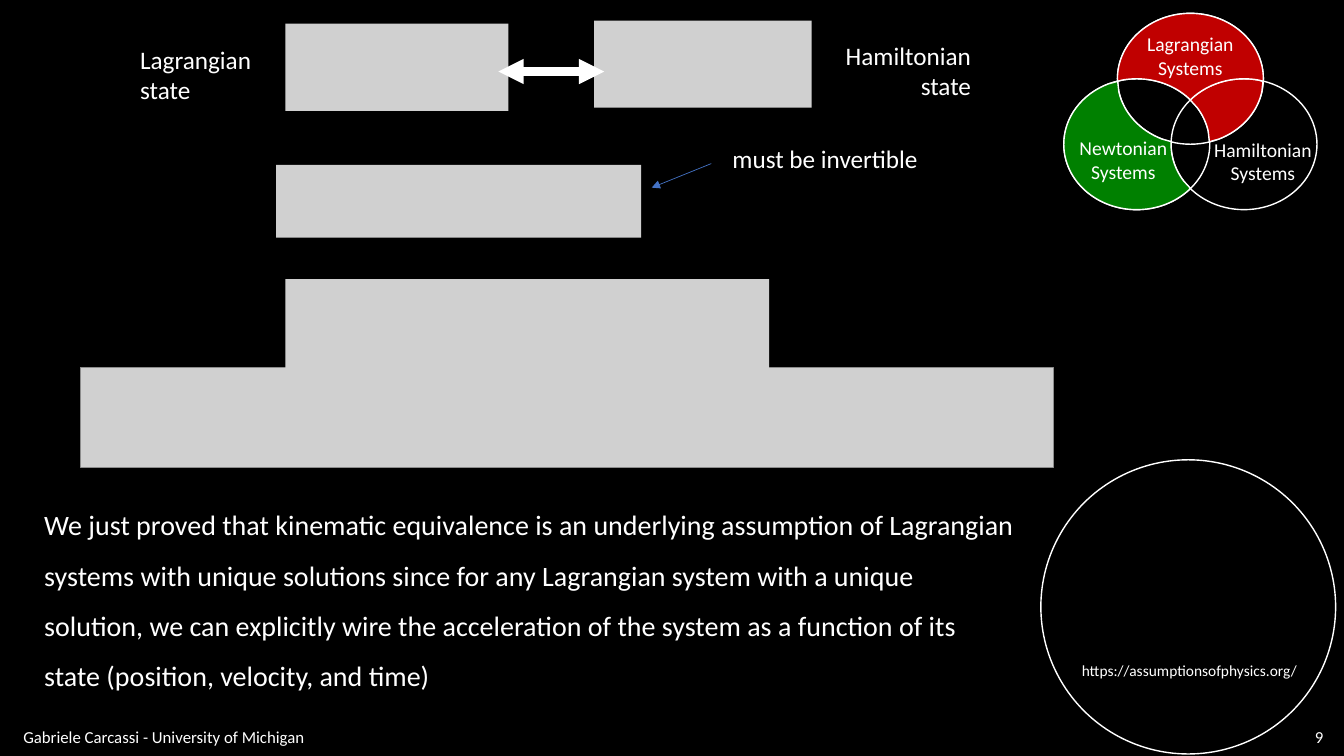
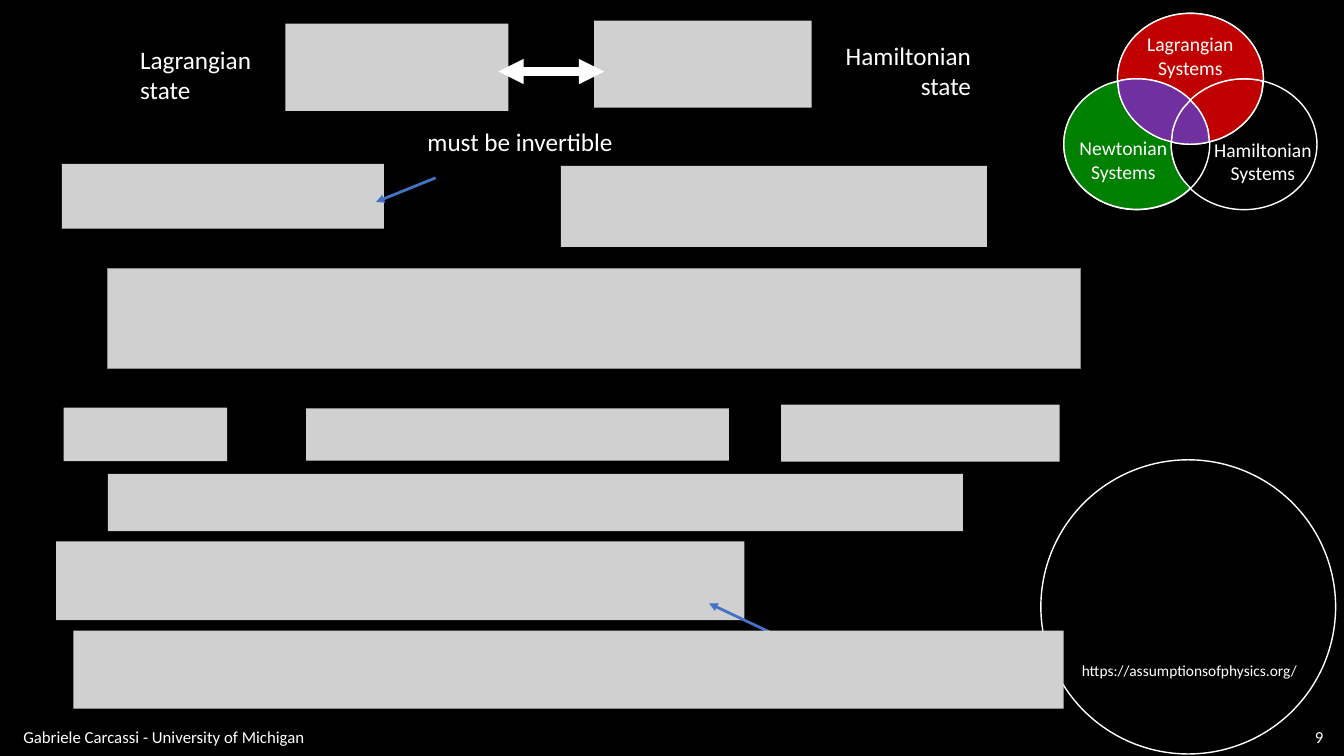
Before and after one commit to assumptionsofphysics/slides, a slide deck: slide 9 of BookCompanions-v2/RP-Class-1.pptx. Drawn at 1344x756 pixels with LibreOffice and Linux fonts; fonts in the diff are those of the drawing; grey boxes stand for pictures; background and template pictures are left out. Boxes give left, top, right and bottom in pixels: in the first picture for what was removed or moved away, otherwise in the second. Text is boxed around its words. In the diff, an @@ line names an element or a change of style, - is before the commit and + after.

```diff
--- a/BookCompanions-v2/RP-Class-1.pptx
+++ b/BookCompanions-v2/RP-Class-1.pptx
@@ freeform shape at (1064,82,1191,210): outline redrawn @@
@@ freeform shape added at (1118,79,1191,141), fill #7030A0, outline #FFFFFF 1 pt @@
@@ freeform shape added at (1172,100,1210,144), fill #7030A0, outline #FFFFFF 1 pt @@
@@ text "must be invertible": place and size @@
-text "must be invertible" at (732,150,918,169)
+text "must be invertible" at (427,133,613,152)
@@ picture added at (62,164,383,229) @@
@@ picture removed at (276,165,641,238) @@
@@ arrow moved from (712, 163) - (652, 188) to (436, 177) - (376, 202) @@
@@ arrow (436, 177) - (376, 202): stroke #4472C4 0.5 pt to #4472C4 2 pt @@
@@ picture added at (561,166,987,247) @@
@@ picture: place and size @@
-picture at (81,367,1054,467)
+picture at (108,268,1081,368)
@@ picture removed at (285,279,769,370) @@
@@ picture added at (64,407,227,461) @@
@@ picture added at (307,408,729,461) @@
@@ picture added at (781,404,1060,462) @@
@@ picture added at (108,474,963,531) @@
@@ text removed at (44,515,1013,691) @@
-We just proved that kinematic equivalence is an underlying assumption of Lagrangian systems with unique solutions since for any Lagrangian system with a unique solution, we can explicitly wire the acceleration of the system as a function of its state (position, velocity, and time)
@@ picture added at (56,541,745,620) @@
@@ arrow added from (780, 637) to (709, 604), #4472C4 2 pt @@
@@ picture added at (74,631,1064,709) @@
```
Also in this commit, not shown: 9 other slides changed, 1 slide added, 2 slides removed, 1 other file.
